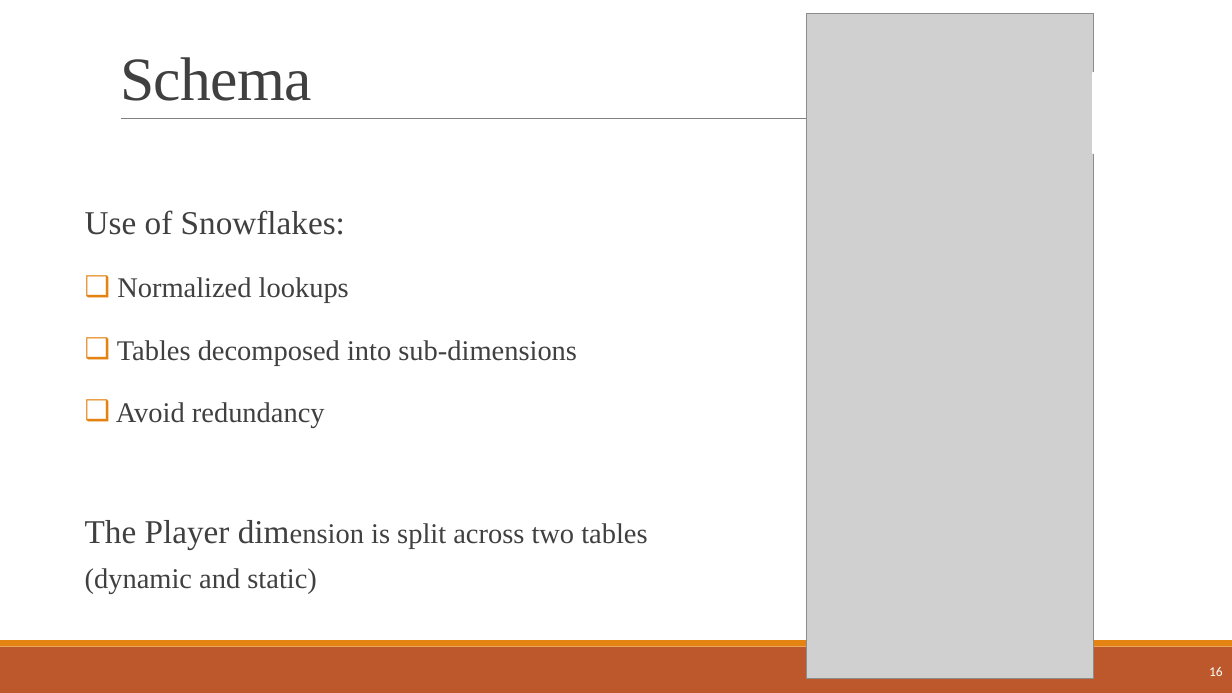
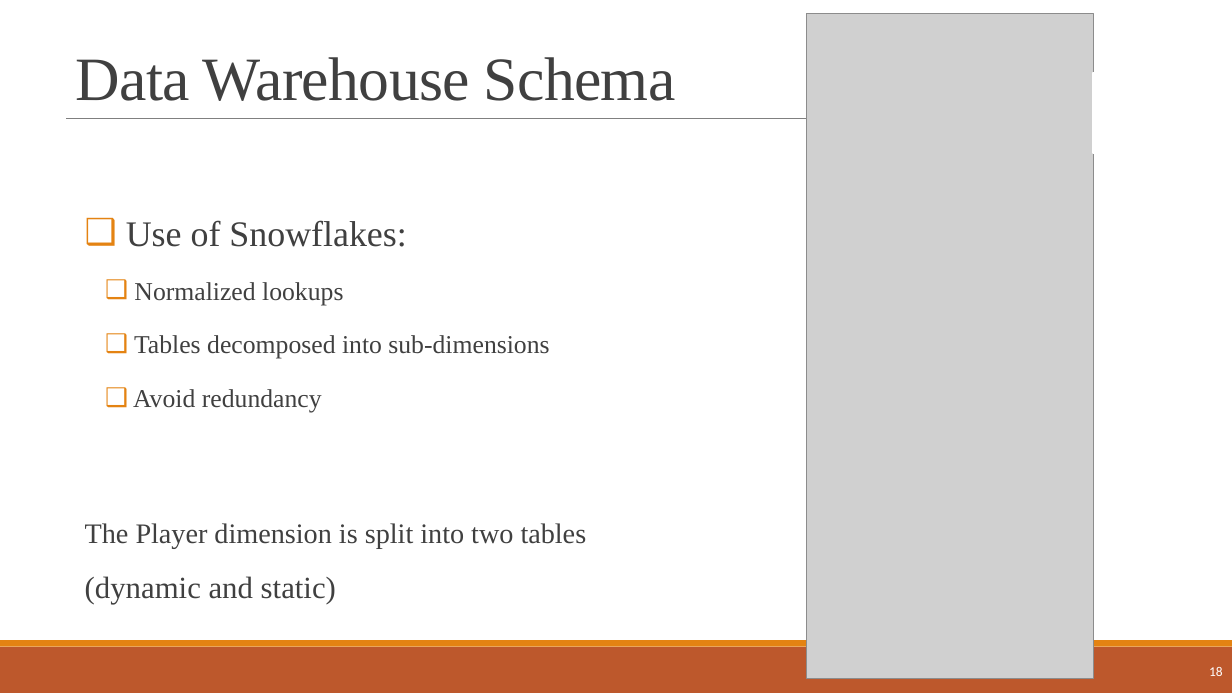
Before and after one commit to najeh-halawani/NBA-Data-Warehouse, a slide deck: slide 18 of presentation_Data_Management.pptx (slide 16 before the commit). Drawn at 1232x693 pixels with LibreOffice and Linux fonts; fonts in the diff are those of the drawing; grey boxes stand for pictures. Boxes give left, top, right and bottom in pixels: in the first picture for what was removed or moved away, otherwise in the second. Text is boxed around its words. In the diff, an @@ line names an element or a change of style, - is before the commit and + after.

```diff
--- a/presentation_Data_Management.pptx
+++ b/presentation_Data_Management.pptx
@@ title at bbox=[76, 57, 676, 101]: text changed @@
-Schema
+Data Warehouse Schema
@@ line added from (122, 118) to (67, 118), #7F7F7F 0.5 pt @@
@@ text at bbox=[126, 220, 549, 413]: size 25.9 to 28 pt in "Use of Snowflakes:"; size 22.2 to 20 pt in "Normalized lookups", "Tables decomposed into sub-dimensions", "Avoid redundancy"; bullet none to ❑; line spacing 1.3 to 1.5; list level 1 to 2 in "Normalized lookups"; list level 1 to 2 in "Tables decomposed into sub-dimensions"; list level 1 to 2 in "Avoid redundancy" @@
@@ text at bbox=[85, 523, 587, 604]: text changed; size 22.2 to 22 pt @@
-The Player dimension is split across two tables (dynamic and static)
+The Player dimension is split into two tables (dynamic and static)
@@ page number at bbox=[1209, 667, 1223, 676]: text changed @@
-16
+18
```
Also in this commit, not shown: 15 other slides changed, 9 slides added, 1 slide removed, 4 other files.
